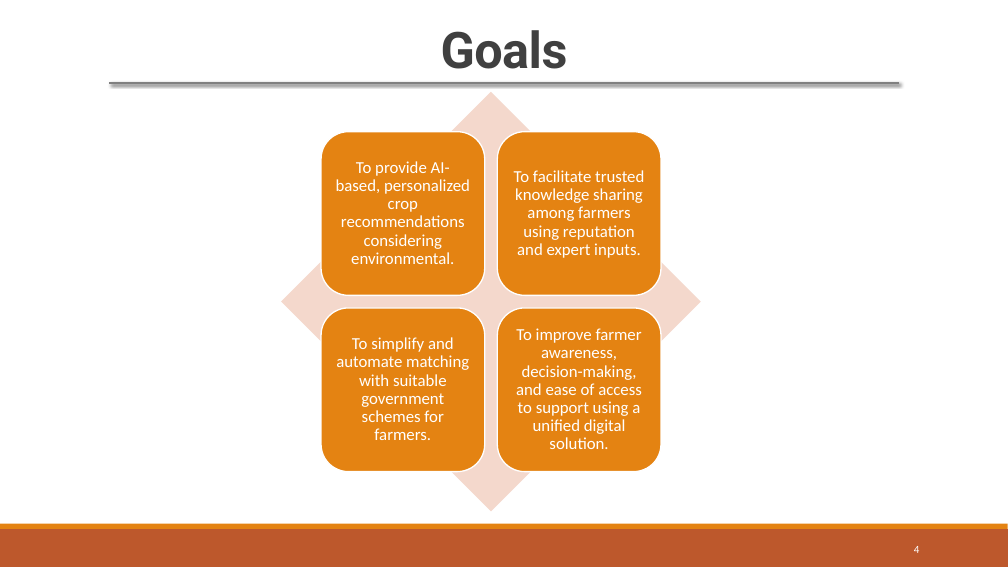
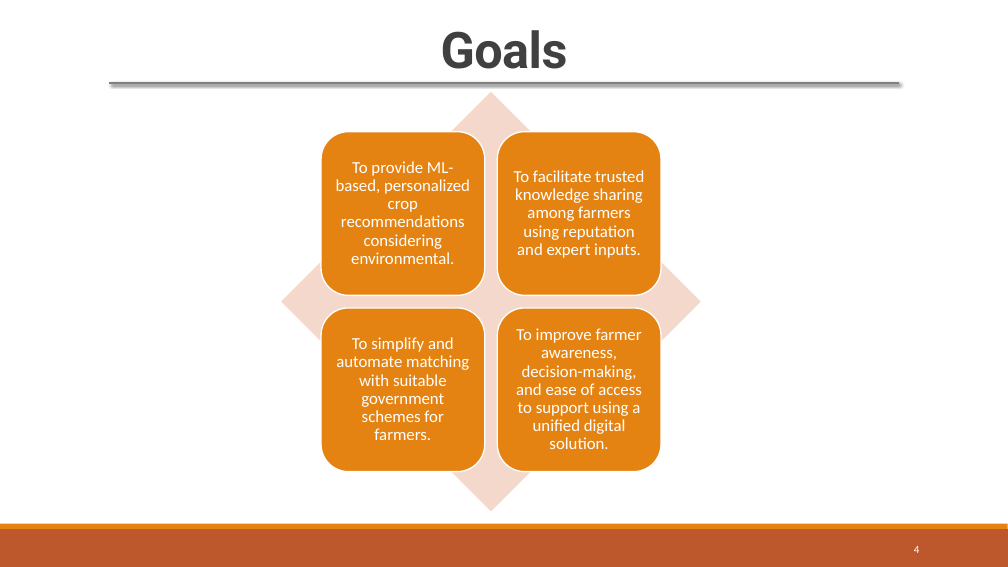
Before and after one commit to lokeshvivek2511/MyFinalYearProject1, a slide deck: slide 4 of Docs/ppt-t24-27-09.pptx. Drawn at 1008x567 pixels with LibreOffice and Linux fonts; fonts in the diff are those of the drawing. Boxes give left, top, right and bottom in pixels: in the first picture for what was removed or moved away, otherwise in the second. Text is boxed around its words. In the diff, an @@ line names an element or a change of style, - is before the commit and + after.

```diff
--- a/Docs/ppt-t24-27-09.pptx
+++ b/Docs/ppt-t24-27-09.pptx
@@ text at [336, 161, 470, 264]: text changed @@
-To provide AI-based, personalized crop recommendations considering environmental.
+To provide ML-based, personalized crop recommendations considering environmental.
```
Also in this commit, not shown: 5 other slides changed, 1 slide added, 11 other files.
